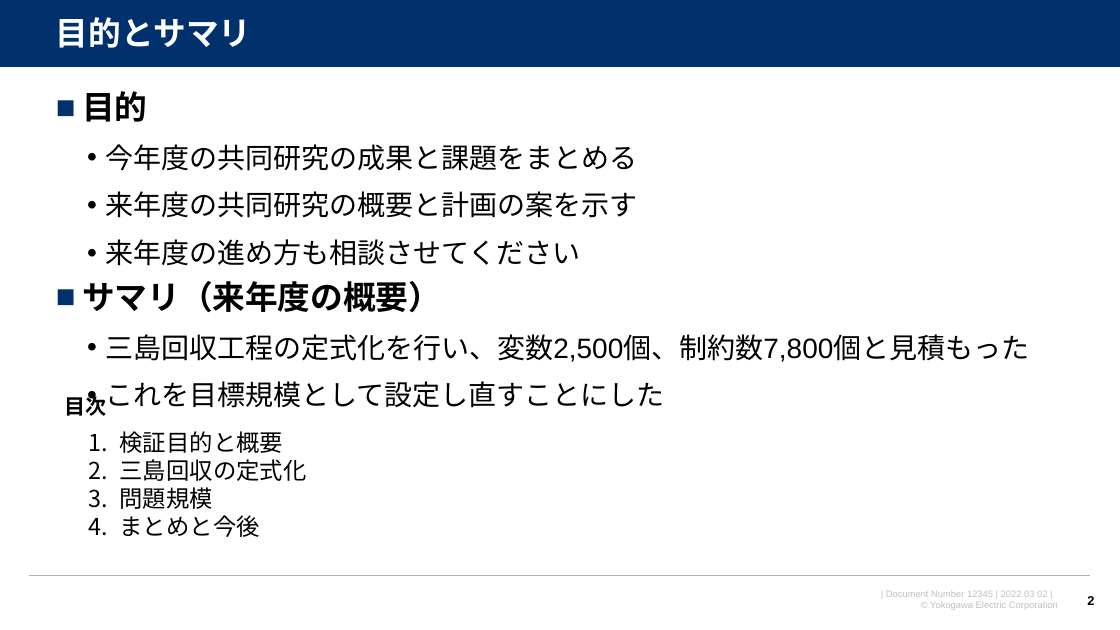
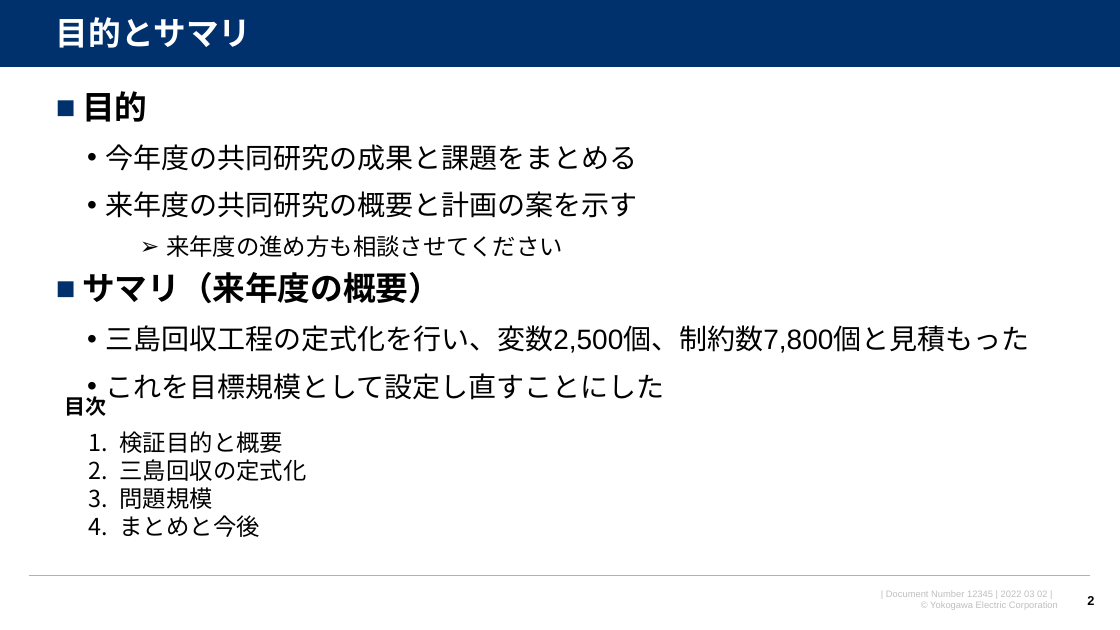
Before and after one commit to watarukumagai-git/opt, a slide deck: slide 2 of 220302_来年度の共同研究について_rev.0.pptx. Drawn at 1120x630 pixels with LibreOffice and Linux fonts; fonts in the diff are those of the drawing; background and template pictures are left out. Boxes give left, top, right and bottom in pixels: in the first picture for what was removed or moved away, otherwise in the second. Text is boxed around its words. In the diff, an @@ line names an element or a change of style, - is before the commit and + after.

```diff
--- a/220302_来年度の共同研究について_rev.0.pptx
+++ b/220302_来年度の共同研究について_rev.0.pptx
@@ text at (166,235,563,257): size 24 to 20 pt in "来年度の進め方も相談させてください"; bullet • to ➢; list level 2 to 3 in "来年度の進め方も相談させてください"; line spacing 1 to 0.9 @@
```
Also in this commit, not shown: 6 other slides changed, 10 slides added.
